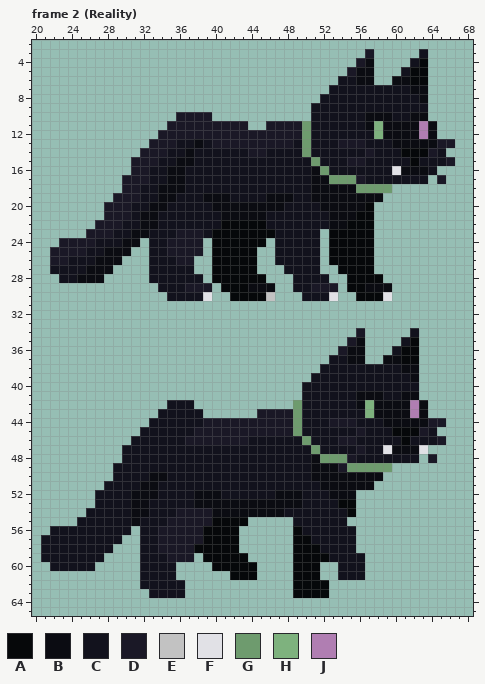
Two states of a pixel-art file, UnityFiles/Assets/Art/Player.aseprite. Above is the file before it was changed.
91x86 pixels, 13 frames. Shown: frame 2 (Reality): x 20..68, y 2..65. The commit also changed other frames, which this record leaves out.
Visible layers, top first: "Head", "Torso", "Front Legs", "BackLegs", "Tail", "Base".
Palette (. is transparent): A #06080a  B #0b0c12  C #12121d  D #1a1826  E #c2c2c2  F #e1e1e6  G #6e9b6e  H #7eb27e  J #b07eb2
Pixels before, frame 2 (Reality) (only the part around the change), first column x 20:
 2 .................................................
 3 .....................................D.....C.....
 4 ....................................DB....CA.....
 5 ...................................DBB...CAA.....
 6 ..................................CCBB..BBAA.....
 7 .................................CCCCCCCCCBB.....
 8 ................................CCCCCCCCCCCB.....
 9 ...............................CCCCCCCCCCCCC.....
10 ................DDDD...........CCCCCCBBBCCBB.....
11 ...............DDDDDDDDD..DDDDGCCCCCCBHBBBBJB....
12 ..............DDDDDDDDDDDDDDDDGCCCCCCCHBBBBJB....
13 .............DDDCCBCDDDDDDDDDCGCCCDDDCCCBBBBBDD..
14 ............DDDCCBCCCCCCDDCCCCGCCCCCCDCCCAAADC...
15 ...........DDDCCBBCCCCCCCCCCCCCGCCCDDCCCCCACCCD..
16 ...........DDCCBBCCCCCCCCCCCCCCBGCCCCCCCFBBBC....
17 ..........DDDCCBBCCCCCCCCCCCCCCBBGGGDCCCCCCC.D...
18 ..........DDCCBBBCCCCCCCCCCCCCCBBBBBGGGG.........
19 .........DDDCCBBCCCBBBCCCCBBBCCBBBBBBBB..........
20 ........DDDCCBBCCCCCBBBBBBBBCCCCBBBBBA...........
21 ........DDDCBBCCCCCCCBBBBBCCCCCCCBBBAA...........
22 .......DDDCCBBCCCCCCCAAAAACCCCCCCBBAAA...........
23 ......DDDCCBBCCCDDDCAAAAAAACCCCC.AAAAA...........
24 ...DDDDCCCBB.CCDDDD.AAAAAA.CCCCC.AAAAA...........
25 ..DDDDCCBBB..CCDDDD.AAAAA..CCCCC.AAAAA...........
26 ..DDCCCBBB...CCCDD..AAAAA..CCCCC.AAAAA...........
27 ..CCCCBBB....CCCCC..AAAAA...CCCC..AAAA...........
28 ...CCBBB.....CCCCCC.AAAAAA...CCCC..AAAA..........
29 ..............CCCDDD.AAABBB..CCDDD.AABBB.........
30 ...............CCCCF..AAAAE...CCCF..AAAF.........
31 .................................................
32 .................................................
33 .................................................
34 ....................................D.....C......
35 ...................................DB....CA......
36 ..................................DBB...CAA......
37 .................................CCBB..BBAA......
38 ................................CCCCCCCCCBB......
39 ...............................CCCCCCCCCCCB......
40 ..............................CCCCCCCCCCCCC......
41 ..............................CCCCCCBBBCCBB......
42 ...............CCC...........GCCCCCCBHBBBBJB.....
43 ..............CCCCC......DDDDGCCCCCCCHBBBBJB.....
44 .............CCCCCCDDDDDDDDDDGCCCDDDCCCBBBBBDD...
45 ............CCCCCCDDDDDDDDDDDGCCCCCCDCCCAAADC....
46 ...........CCCCCCDDDDDDDCCCCCCGCCCDDCCCCCACCCD...
47 ..........CCCCCCCCCCCCCCCCCCCCCGCCCCDCCFBBBF.....
48 ..........CCCCCCCCCCCCCCCCCCCCCBGGGDCCCCCCC.D....
49 .........CCCCCCCCCCCCCCCCCCCCCCBBBDGGGGG.........
50 .........CCCCBBCCCCCCCCCCCCCCCCBBBBBBBB..........
51 ........CCCCBBCCCCCCCCCCCCCCCCCCBBBBBB...........
52 .......CCCCBBBCCCCBBBCCCCCCBBBCCCBBB.............
53 .......CCCCBBCCCCCBBBBBBBBBBBBCCCCAA.............
54 ......CCCCCBBCCCDDDDBBBBBBBBCCCCCCCA.............
55 .....CCCCCCBCCCDDDDDAAAA.....CCCCCC..............
56 ..CCCCCCCCC.CCDDDDDAAAA......ACCCCCC.............
The same view after the edit:
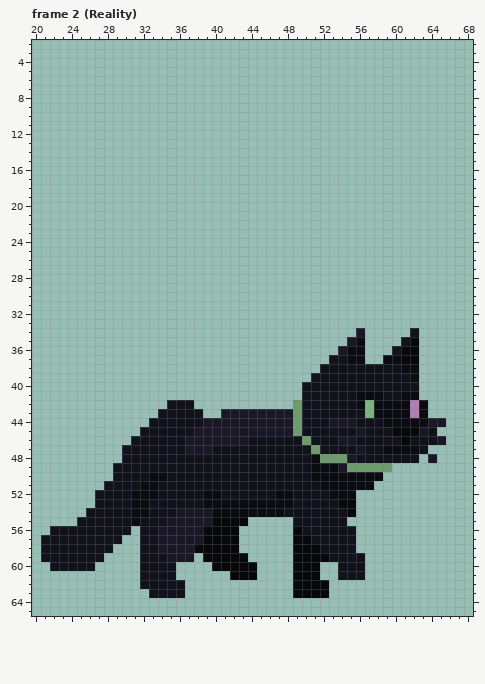
Changes in this commit:
layer "Base" now hidden
Frame 2 (Reality):
y 3: x 57 D -> .; x 63 C -> .
y 4: x 56..57 DB -> ..; x 62..63 CA -> ..
y 5: x 55..57 DBB -> ...; x 61..63 CAA -> ...
y 6: x 54..57 CCBB -> ....; x 60..63 BBAA -> ....
y 7: x 53..63 CCCCCCCCCBB -> ...........
y 8: x 52..63 CCCCCCCCCCCB -> ............
y 9: x 51..63 CCCCCCCCCCCCC -> .............
y 10: x 36..39 DDDD -> ....; x 51..63 CCCCCCBBBCCBB -> .............
y 11: x 35..43 DDDDDDDDD -> .........; x 46..64 DDDDGCCCCCCBHBBBBJB -> ...................
y 12: x 34..64 DDDDDDDDDDDDDDDDGCCCCCCCHBBBBJB -> ...............................
y 13: x 33..66 DDDCCBCDDDDDDDDDCGCCCDDDCCCBBBBBDD -> ..................................
y 14: x 32..65 DDDCCBCCCCCCDDCCCCGCCCCCCDCCCAAADC -> ..................................
y 15: x 31..66 DDDCCBBCCCCCCCCCCCCCGCCCDDCCCCCACCCD -> ....................................
y 16: x 31..64 DDCCBBCCCCCCCCCCCCCCBGCCCCCCCFBBBC -> ..................................
y 17: x 30..63 DDDCCBBCCCCCCCCCCCCCCBBGGGDCCCCCCC -> ..................................; x 65 D -> .
y 18: x 30..59 DDCCBBBCCCCCCCCCCCCCCBBBBBGGGG -> ..............................
y 19: x 29..58 DDDCCBBCCCBBBCCCCBBBCCBBBBBBBB -> ..............................
y 20: x 28..57 DDDCCBBCCCCCBBBBBBBBCCCCBBBBBA -> ..............................
y 21: x 28..57 DDDCBBCCCCCCCBBBBBCCCCCCCBBBAA -> ..............................
y 22: x 27..57 DDDCCBBCCCCCCCAAAAACCCCCCCBBAAA -> ...............................
y 23: x 26..51 DDDCCBBCCCDDDCAAAAAAACCCCC -> ..........................; x 53..57 AAAAA -> .....
y 24: x 23..31 DDDDCCCBB -> .........; x 33..38 CCDDDD -> ......; x 40..45 AAAAAA -> ......; x 47..51 CCCCC -> .....; x 53..57 AAAAA -> .....
y 25: x 22..30 DDDDCCBBB -> .........; x 33..38 CCDDDD -> ......; x 40..44 AAAAA -> .....; x 47..51 CCCCC -> .....; x 53..57 AAAAA -> .....
y 26: x 22..29 DDCCCBBB -> ........; x 33..37 CCCDD -> .....; x 40..44 AAAAA -> .....; x 47..51 CCCCC -> .....; x 53..57 AAAAA -> .....
y 27: x 22..28 CCCCBBB -> .......; x 33..37 CCCCC -> .....; x 40..44 AAAAA -> .....; x 48..51 CCCC -> ....; x 54..57 AAAA -> ....
y 28: x 23..27 CCBBB -> .....; x 33..38 CCCCCC -> ......; x 40..45 AAAAAA -> ......; x 49..52 CCCC -> ....; x 55..58 AAAA -> ....
y 29: x 34..39 CCCDDD -> ......; x 41..46 AAABBB -> ......; x 49..53 CCDDD -> .....; x 55..59 AABBB -> .....
y 30: x 35..39 CCCCF -> .....; x 42..46 AAAAE -> .....; x 50..53 CCCF -> ....; x 56..59 AAAF -> ....
y 43: x 41..44 .... -> DDDD
y 47: x 37..39 CCC -> DDD; x 59 F -> B; x 63 F -> C
y 52..53: x 38 B -> C; x 49 B -> C
